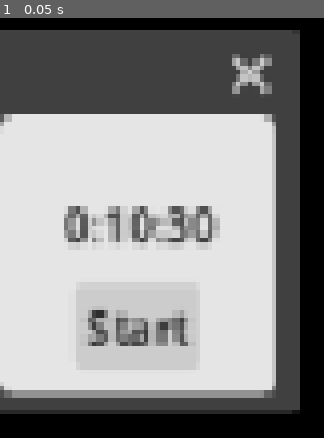
Above: before the commit, frame 1.
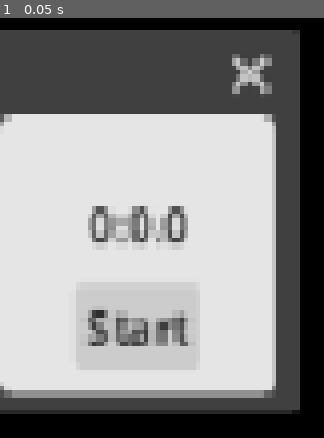
Above: after the commit, the same moment.

Repository: Stenium112/Catssroom
Game: Godot game, scene res://chrono.tscn
Two runs of this game, one before a commit and one after it. Both use one fixed random seed, a clock stepped at 60 frames per second and the inputs below. This scene is started directly instead of the project's main scene.
Inputs:
- Up to frame 1 (0.05 s): no input

The runs differ from the first frame. In frame 1, 2.5% of the frame differs, in the area x 19-68%, y 44-54%.
Error after the commit: Invalid operands 'int' and 'String' in operator '+'. (res://chrono.gd:18)

Commit message:
second one

Diff:
--- a/chrono.gd
+++ b/chrono.gd
@@ -1,6 +1,8 @@
 extends Panel
 
 @onready var label: Label = $Label
+@onready var _1s: Timer = $"1s"
+@onready var _1_ms: Timer = $"1ms"
 
 # Called when the node enters the scene tree for the first time.
 func _ready() -> void:
@@ -9,11 +11,11 @@
 
 # Called every frame. 'delta' is the elapsed time since the previous frame.
 func _process(delta: float) -> void:
-	arrange_string(630, 0)
+	arrange_string(0, 0)
 
 func arrange_string(time: float, ms: float) -> void:
 	var dict: Dictionary = convert_time(time)
-	label.text = str(dict["Hours"]) + ":" + str(dict["Minutes"]) + ":" + str(dict["Seconds"])
+	label.text = str(dict["Hours"]) + ":" + str(dict["Minutes"]) + ":" + str(dict["Seconds"] + "." + str(ms))
 
 func convert_time(seconds: int):
 	var hours = int(seconds / 3600)
--- a/chrono.tscn
+++ b/chrono.tscn
@@ -67,3 +67,4 @@
 [node name="1s" type="Timer" parent="Panel" unique_id=1418920020]
 
 [node name="1ms" type="Timer" parent="Panel" unique_id=50267142]
+wait_time = 0.009999999999999998
